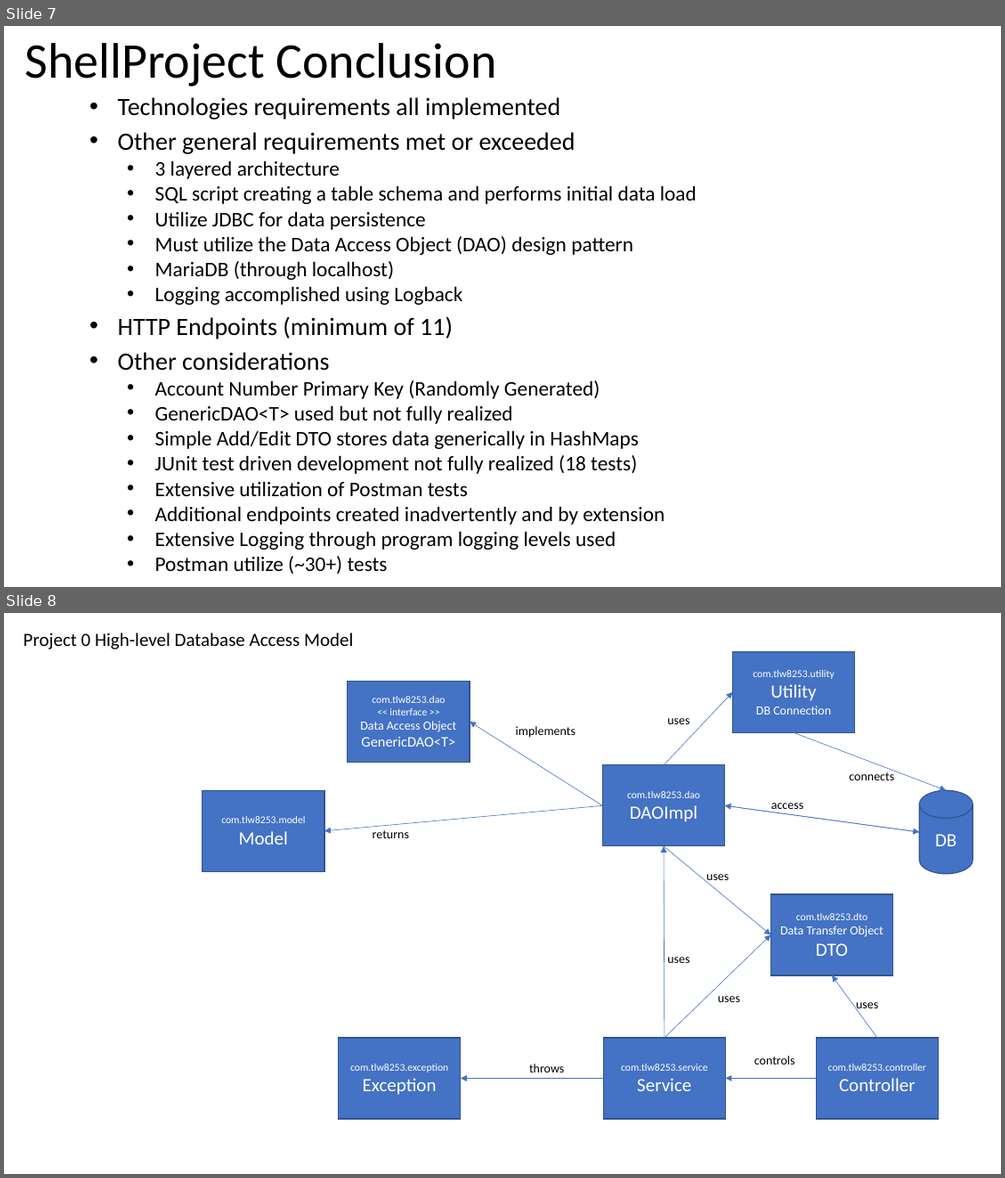
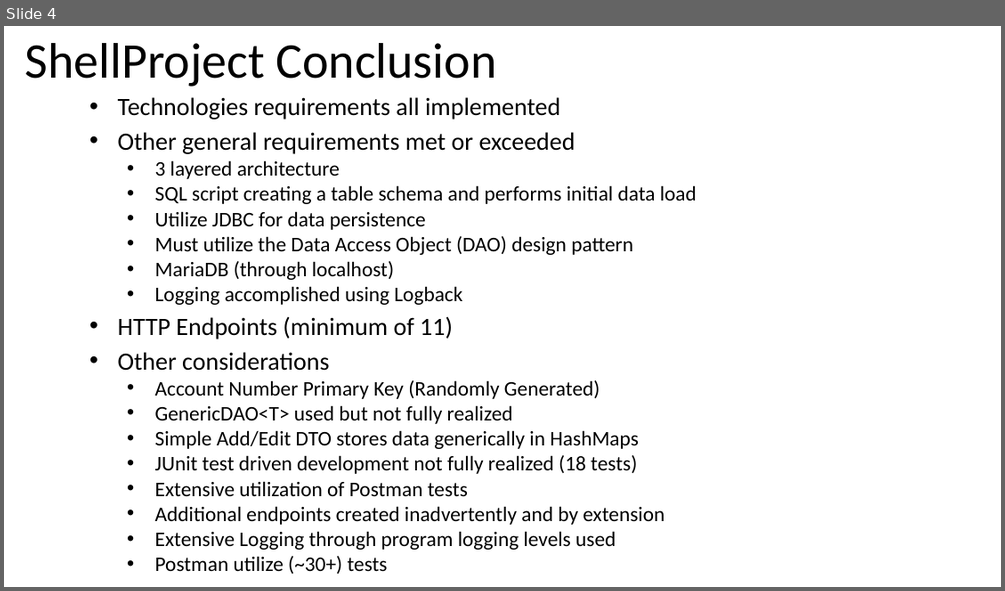
Before and after one commit to tlw8253/Expense-Reimbursement-System, a slide deck: docs/ERS.pptx. Shown one above the other, each under a label of ours: slides 7 and 8 before the commit, slide 4 after it. The pictures are 1005x1178 and 1005x591 pixels, drawn with LibreOffice and Linux fonts; fonts in the diff are those of the drawing. Boxes give left, top, right and bottom in pixels: in the first picture for what was removed or moved away, otherwise in the second. Text is boxed around its words. In the diff, an @@ line names an element or a change of style, - is before the commit and + after.

```diff
--- a/docs/ERS.pptx
+++ b/docs/ERS.pptx
@@ slide 8 removed at (4, 613, 1001, 1174), background #FFFFFF @@
@@ text removed at (24, 633, 353, 649) @@
-Project 0 High-level Database Access Model
@@ rectangle removed at (732, 652, 854, 732) @@
-com.tlw8253.utility
-Utility
-DB Connection
@@ rectangle removed at (348, 681, 469, 762) @@
-com.tlw8253.dao
-<< interface >>
-Data Access Object
-GenericDAO<T>
@@ arrow removed from (663, 765) to (732, 692) @@
@@ text removed at (667, 718, 689, 724) @@
-uses
@@ arrow removed from (602, 806) to (469, 722) @@
@@ text removed at (516, 726, 575, 738) @@
-implements
@@ arrow removed from (793, 732) to (947, 790) @@
@@ rectangle removed at (602, 765, 724, 845) @@
-com.tlw8253.dao
-DAOImpl
@@ text removed at (849, 771, 894, 780) @@
-connects
@@ rectangle removed at (202, 790, 324, 871) @@
-com.tlw8253.model
-Model
@@ cylinder removed at (919, 790, 972, 873) @@
-DB
@@ arrow removed from (602, 806) to (324, 831) @@
@@ arrow removed from (725, 806) to (919, 832) @@
@@ arrow removed from (919, 832) to (725, 806) @@
@@ text removed at (771, 803, 803, 812) @@
-access
@@ text removed at (372, 830, 409, 838) @@
-returns
@@ arrow removed from (663, 846) to (770, 934) @@
@@ arrow removed from (664, 1038) to (663, 846) @@
@@ text removed at (706, 874, 728, 884) @@
-uses
@@ rectangle removed at (770, 894, 892, 975) @@
-com.tlw8253.dto
-Data Transfer Object
-DTO
@@ arrow removed from (664, 1038) to (770, 934) @@
@@ text removed at (667, 957, 689, 963) @@
-uses
@@ arrow removed from (877, 1038) to (832, 976) @@
@@ text removed at (718, 996, 740, 1002) @@
-uses
@@ text removed at (856, 1002, 878, 1012) @@
-uses
@@ rectangle removed at (339, 1038, 461, 1119) @@
-com.tlw8253.exception
-Exception
@@ rectangle removed at (603, 1038, 725, 1119) @@
-com.tlw8253.service
-Service
@@ rectangle removed at (816, 1038, 938, 1119) @@
-com.tlw8253.controller
-Controller
@@ text removed at (529, 1063, 564, 1072) @@
-throws
@@ text removed at (754, 1055, 795, 1064) @@
-controls
@@ arrow removed from (603, 1078) to (461, 1078) @@
@@ arrow removed from (816, 1078) to (726, 1078) @@
@@ what was slide 7 is now slide 4 @@
```
Also in this commit, not shown: 1 slide changed, 6 other slides removed, 10 other files.
